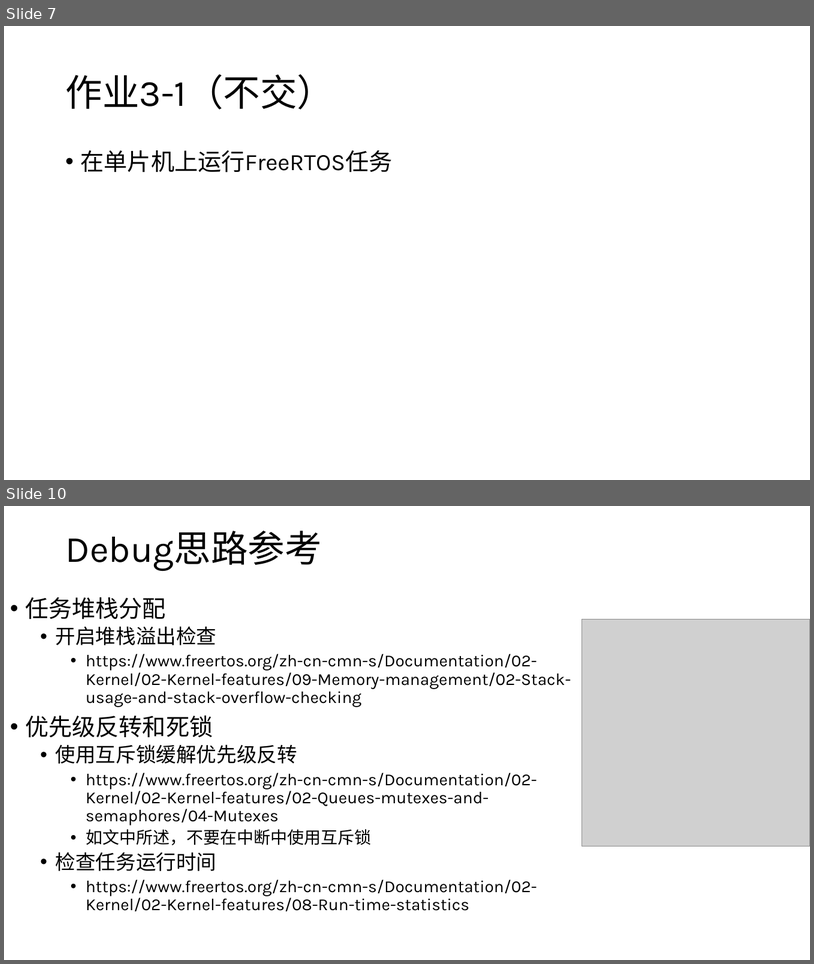
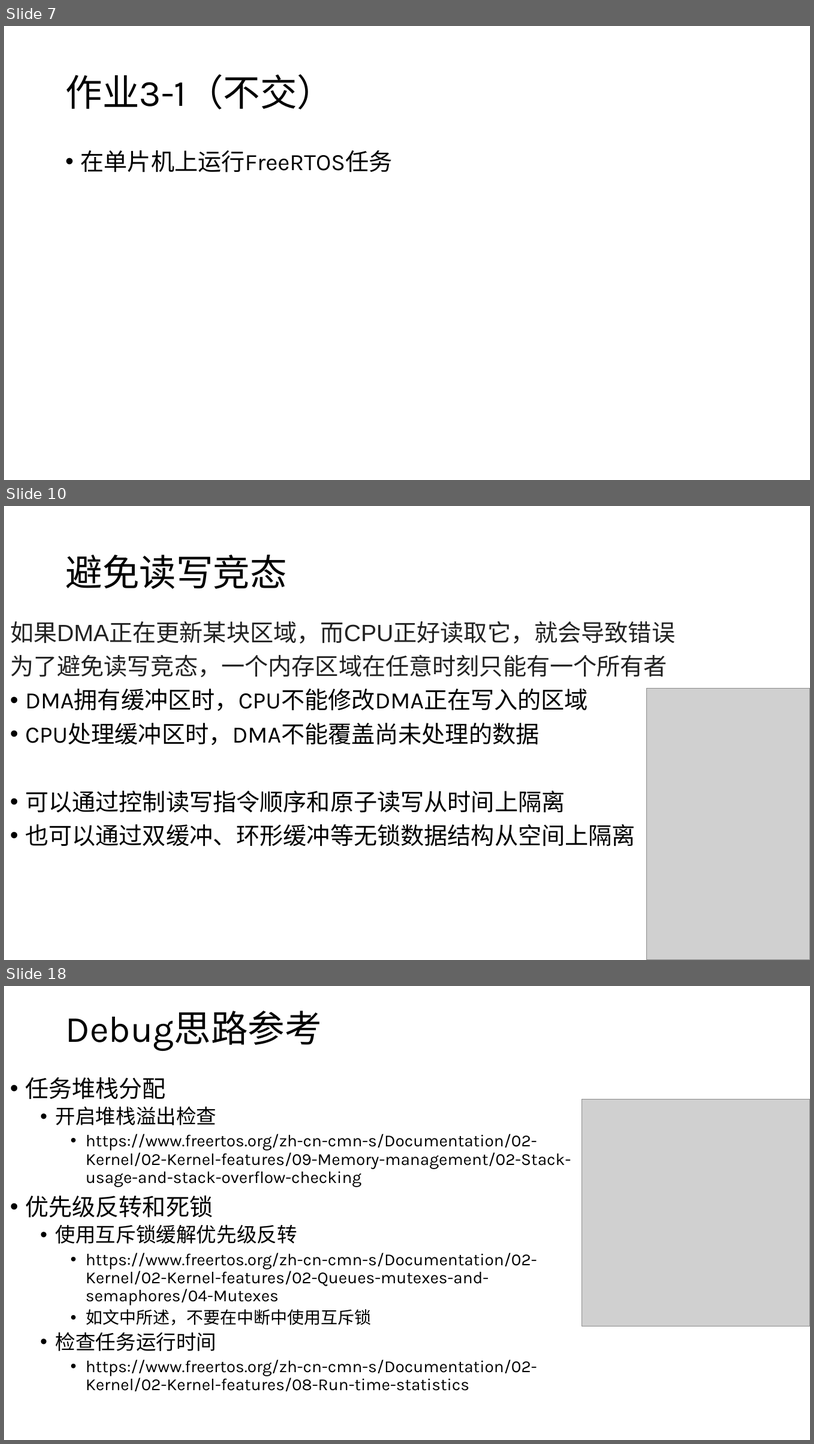
Before and after one commit to JLU-Robomaster-Embedded/embedded_tutorial, a slide deck: 3_RTOS与嵌入式程序设计.pptx. Shown one above the other, each under a label of ours: slides 7 and 10 before the commit, slides 7, 10 and 18 after it; the slides between them are not shown. The pictures are 814x964 and 814x1444 pixels, drawn with LibreOffice and Linux fonts; fonts in the diff are those of the drawing; grey boxes stand for pictures. Boxes give left, top, right and bottom in pixels: in the first picture for what was removed or moved away, otherwise in the second. Text is boxed around its words. In the diff, an @@ line names an element or a change of style, - is before the commit and + after.

```diff
--- a/3_RTOS与嵌入式程序设计.pptx
+++ b/3_RTOS与嵌入式程序设计.pptx
@@ slide 10 added at [4,506,810,960], background #FFFFFF @@
@@ title added at [65,555,287,589], 44 pt, text #000000 @@
+避免读写竞态
@@ text added at [10,621,675,846], 28 pt, text #000000 @@
+如果DMA正在更新某块区域，而CPU正好读取它，就会导致错误
+为了避免读写竞态，一个内存区域在任意时刻只能有一个所有者
+• DMA拥有缓冲区时，CPU不能修改DMA正在写入的区域
+• CPU处理缓冲区时，DMA不能覆盖尚未处理的数据
+• 可以通过控制读写指令顺序和原子读写从时间上隔离
+• 也可以通过双缓冲、环形缓冲等无锁数据结构从空间上隔离
@@ picture added at [647,688,810,960] @@
@@ what was slide 10 is now slide 18 @@
```
Also in this commit, not shown: 2 slides changed, 10 other slides added.
